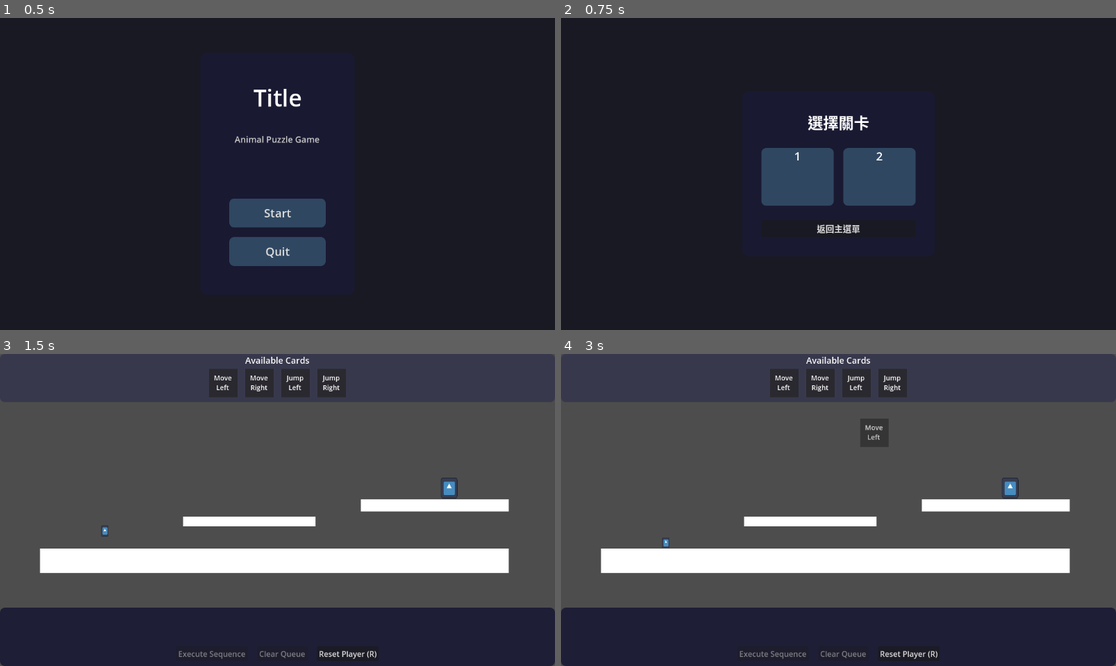
Above: before the commit, frames 1-4 (two rows, left to right).
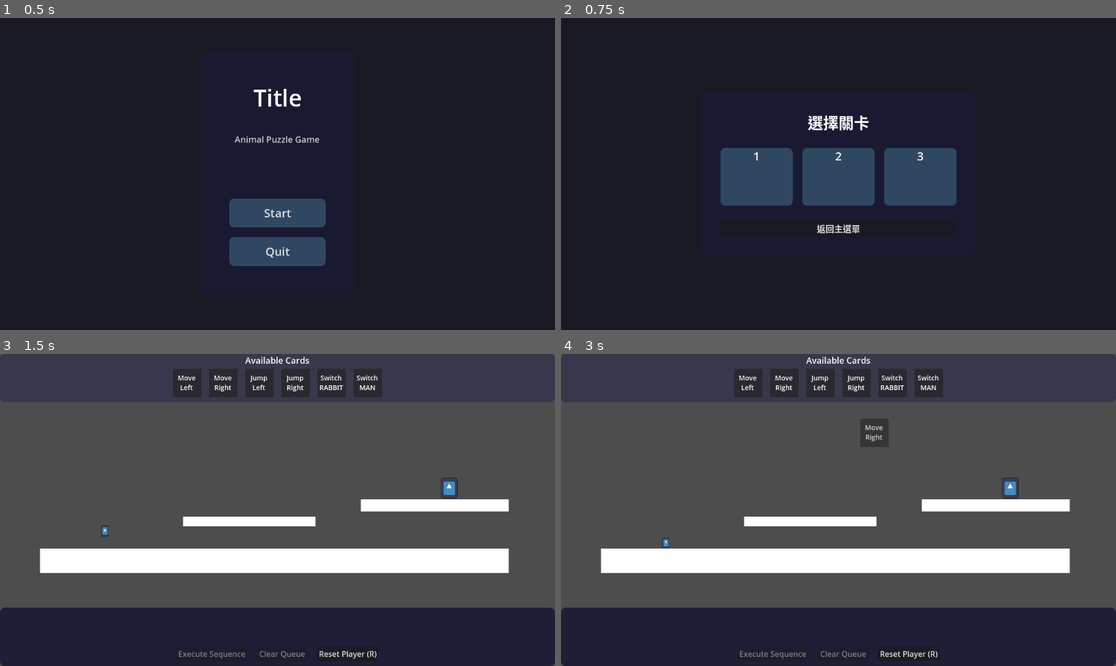
Above: after the commit, the same moments.

Repository: Yuanryan/Rune-Lengend
Game: Godot game, scene res://Scenes/main.tscn
The game is run twice, just before and just after one commit, with the same random seed, the same clock (stepped at 60 frames per second) and the same inputs. The engine's default icon, where the game draws it, is replaced by a stand-in: a white triangle on a blue panel in a dark square.
Inputs (mouse positions are in pixels of both pictures, inside the frame that each line leads up to):
- Up to frame 1 (0.5 s): no input
- Up to frame 2 (0.75 s): click "Start" at 0.5 s
- Up to frame 3 (1.5 s): click "🔒" at 1.25 s
- Up to frame 4 (3 s): click "Reset Player (R)" at 2 s; tap Enter (ui_accept) at 2.75 s; drag from (783, 382) to (1010, 488) at 2.77 s

Frame 1 is identical in both runs. In frame 2, 3.7% of the frame differs, in the area x 28-72%, y 41-61%; in frame 3, 1.1%; in frame 4, 1.2%.
Error after the commit: Parse Error: Value of type "RabbitSwitchAction" cannot be assigned to a variable of type "TimedAction". (res://Scripts/Animals/animal_component.gd:71)

Commit message:
Switch animal unfinished

Diff:
--- a/Resources/Animals/man_resource.tres
+++ b/Resources/Animals/man_resource.tres
@@ -5,6 +5,5 @@
 [resource]
 script = ExtResource("1_vk7cc")
 name = "Man"
-move_speed = 120.0
-jump_velocity = Vector2(120, -300)
+move_speed = 0.0
 metadata/_custom_type_script = "uid://nplwq6xwpqwf"
--- a/Resources/Levels/level_1.tres
+++ b/Resources/Levels/level_1.tres
@@ -5,5 +5,5 @@
 [resource]
 script = ExtResource("1_0x8k2")
 level_name = "Level 1"
-available_animals = Array[int]([1])
+available_animals = Array[int]([1, 0])
 metadata/_custom_type_script = "uid://bnoi35lwldban"
--- a/Resources/Levels/level_2.tres
+++ b/Resources/Levels/level_2.tres
@@ -4,6 +4,6 @@
 
 [resource]
 script = ExtResource("1_guwgs")
-level_name = "Level "
+level_name = "Level 2"
 available_animals = Array[int]([1])
 metadata/_custom_type_script = "uid://bnoi35lwldban"
--- /dev/null
+++ b/Scenes/LevelEdit/moving_platforom.tscn
@@ -0,0 +1,3 @@
+[gd_scene format=3 uid="uid://dyy8u28ru8bu7"]
+
+[node name="MovingPlatforom" type="RigidBody2D"]
--- /dev/null
+++ b/Scenes/Levels/level_3.tscn
@@ -0,0 +1,7 @@
+[gd_scene load_steps=2 format=3 uid="uid://tfcjg7fjjx0j"]
+
+[ext_resource type="Script" uid="uid://bfeqcf2b658ki" path="res://Scripts/Level/level.gd" id="1_us8ef"]
+
+[node name="Level3" type="Node2D"]
+script = ExtResource("1_us8ef")
+metadata/_custom_type_script = "uid://bfeqcf2b658ki"
--- a/Scenes/player.tscn
+++ b/Scenes/player.tscn
@@ -1,6 +1,7 @@
-[gd_scene load_steps=4 format=3 uid="uid://cviyl35yedewi"]
+[gd_scene load_steps=5 format=3 uid="uid://cviyl35yedewi"]
 
 [ext_resource type="Script" uid="uid://ch18drvg3x43p" path="res://Scripts/player.gd" id="1_4flbx"]
+[ext_resource type="Script" uid="uid://bfrlho461b3xp" path="res://Scripts/Animals/animal_component.gd" id="2_6t5aa"]
 [ext_resource type="Texture2D" uid="uid://bqqm0qxmhq7yv" path="res://icon.svg" id="2_onrkg"]
 
 [sub_resource type="CapsuleShape2D" id="CapsuleShape2D_onrkg"]
@@ -9,6 +10,10 @@
 collision_layer = 2
 script = ExtResource("1_4flbx")
 
+[node name="AnimalComponent" type="Node2D" parent="."]
+script = ExtResource("2_6t5aa")
+metadata/_custom_type_script = "uid://bfrlho461b3xp"
+
 [node name="Sprite2D" type="Sprite2D" parent="."]
 scale = Vector2(0.144531, 0.222656)
 texture = ExtResource("2_onrkg")
--- a/Scripts/Actions/basic/switch_animal.gd
+++ b/Scripts/Actions/basic/switch_animal.gd
@@ -6,19 +6,37 @@
 signal animal_switched(target_animal: Animal)
 
 @export var target_animal: Animal
+var switch_animation: TimedAction = null
 
 func _init(_target_animal: Animal = null):
     target_animal = _target_animal
     name = "Switch Animal"
-    duration = 0.0   # 立即生效
+    duration = 1.0   # 給動畫足夠的時間完成
 
 func start(player):
     super.start(player)
     if target_animal:
-        # 先切換動物
+        # 開始切換動畫
+        if player.animal_component:
+            player.animal_component.start_switch_animation(target_animal)
+
+        # 切換動物
         player.switch_animal(target_animal)
-
         animal_switched.emit(target_animal)
 
+        # 輸出切換信息
+        var animal_data = target_animal.animal_data
+        print("動物切換完成: %s" % animal_data.name)
+        print("新移動速度: %.1f" % animal_data.move_speed)
+        print("新跳躍速度: %s" % animal_data.jump_velocity)
+    else:
+        print("警告：SwitchAnimalAction 沒有目標動物")
+
 func update(player, delta: float) -> bool:
+    # 如果有切換動畫，更新動畫
+    if player.animal_component and player.animal_component.switch_action:
+        var animation_finished = player.animal_component.update_switch_animation(delta)
+        if animation_finished:
+            return true
+
     return super.update(player, delta)
--- a/Scripts/Animals/animal.gd
+++ b/Scripts/Animals/animal.gd
@@ -17,3 +17,14 @@
 
 func get_animal_data() -> AnimalResource:
     return animal_data
+
+static func animal_from_type(animal_type: Animal.AnimalType) -> Animal:
+    match animal_type:
+        Animal.AnimalType.MAN:
+            return Man.new()
+        Animal.AnimalType.RABBIT:
+            return Rabbit.new()
+        Animal.AnimalType.WOLF:
+            return Wolf.new()
+        _:
+            return null
--- /dev/null
+++ b/Scripts/Animals/animal_component.gd
@@ -0,0 +1,127 @@
+# AnimalComponent - 動物組件，控制玩家的動物相關行為
+extends Node2D
+class_name AnimalComponent
+
+@onready var sprite: Sprite2D = get_parent().get_node("Sprite2D")
+@onready var player: Player = get_parent()
+
+var current_animal: Animal = null
+var switch_action: TimedAction = null
+
+func _ready():
+    # 確保玩家存在
+    if not player:
+        push_error("AnimalComponent 需要一個 Player 父節點")
+        return
+
+    # 監聽動物切換信號
+    player.animal_switched.connect(_on_animal_switched)
+    player.action_started.connect(_on_action_started)
+
+func set_current_animal(animal: Animal) -> void:
+    """設置當前動物並更新相關屬性"""
+    if not animal:
+        return
+
+    current_animal = animal
+    _update_animal_appearance()
+    _update_animal_behavior()
+
+func _update_animal_appearance() -> void:
+    """根據當前動物更新玩家外觀"""
+    if not current_animal or not current_animal.animal_data:
+        return
+
+    var animal_data = current_animal.animal_data
+    if animal_data.texture and sprite:
+        sprite.texture = animal_data.texture
+        print("更新玩家外觀為: ", animal_data.name)
+
+func _update_animal_behavior() -> void:
+    """根據當前動物更新行為特性"""
+    if not current_animal:
+        return
+
+    # 這裡可以添加動物特定的行為邏輯
+    # 例如：狼可能有夜視能力，兔子可能有更好的跳躍等
+    print("更新動物行為: ", current_animal.animal_data.name)
+
+func get_animal_move_speed() -> float:
+    """獲取當前動物的移動速度"""
+    if current_animal and current_animal.animal_data:
+        return current_animal.animal_data.move_speed
+    return 100.0  # 默認速度
+
+func get_animal_jump_velocity() -> Vector2:
+    """獲取當前動物的跳躍速度"""
+    if current_animal and current_animal.animal_data:
+        return current_animal.animal_data.jump_velocity
+    return Vector2(0, -300)  # 默認跳躍
+
+func start_switch_animation(target_animal: Animal) -> void:
+    """開始動物切換動畫"""
+    if not target_animal:
+        return
+
+    # 根據目標動物類型選擇不同的切換動畫
+    match target_animal.animal_data.name:
+        "Wolf":
+            switch_action = Wolf.WolfSwitchAction.new()
+        "Rabbit":
+            switch_action = Rabbit.RabbitSwitchAction.new()
+        _:
+            # 默認切換動畫
+            switch_action = DefaultSwitchAction.new()
+
+    if switch_action:
+        switch_action.start(player)
+
+func update_switch_animation(delta: float) -> bool:
+    """更新切換動畫，返回是否完成"""
+    if switch_action:
+        var finished = switch_action.update(player, delta)
+        if finished:
+            switch_action = null
+            return true
+    return false
+
+func _on_animal_switched(target_animal: Animal) -> void:
+    """當動物切換時的回調"""
+    set_current_animal(target_animal)
+
+func _on_action_started(action: Action) -> void:
+    """當動作開始時，根據當前動物調整動作參數"""
+    if not current_animal or not current_animal.animal_data:
+        return
+
+    var animal_data = current_animal.animal_data
+
+    # 處理移動動作
+    if action is MoveAction:
+        if action.name == "Move_Left":
+            action.velocity_x = -animal_data.move_speed
+        elif action.name == "Move_Right":
+            action.velocity_x = animal_data.move_speed
+
+    # 處理跳躍動作
+    elif action is JumpAction:
+        if action.name == "Jump_Left":
+            action.jump_velocity = Vector2(-animal_data.jump_velocity.x, animal_data.jump_velocity.y)
+        elif action.name == "Jump_Right":
+            action.jump_velocity = animal_data.jump_velocity
+
+# 默認切換動畫
+class DefaultSwitchAction extends TimedAction:
+    func _init():
+        duration = 0.5
+        name = "Default_Switch"
+
+    func start(player: CharacterBody2D):
+        super.start(player)
+        player.modulate.a = 0.5
+
+    func update(player: CharacterBody2D, delta: float) -> bool:
+        # 簡單的淡入淡出效果
+        var progress = 1.0 - (_time_left / duration)
+        player.modulate.a = lerp(0.5, 1.0, progress)
+        return super.update(player, delta)
--- /dev/null
+++ b/Scripts/Animals/man.gd
@@ -0,0 +1,8 @@
+# Animals/Rabbit.gd
+extends Animal
+class_name Man
+
+
+func _init():
+    var man_data = load("uid://d5a707f6axs7") as AnimalResource
+    super._init(man_data)
--- a/Scripts/Animals/rabbit.gd
+++ b/Scripts/Animals/rabbit.gd
@@ -7,25 +7,33 @@
     var rabbit_data = load("uid://vk62uradafkf") as AnimalResource
     super._init(rabbit_data)
 
-
-
 # 兔子的彈跳切換動作
-class RabbitSwitchAction extends TimedAction:
+class RabbitSwitchAction extends ConditionalAction:
     var bounce_height: float = 50.0
     var original_y: float
+    var _has_left_ground: bool = false
 
     func _init():
-        duration = 1.0
         name = "Rabbit_Switch"
 
     func start(player: CharacterBody2D):
-        super.start(player)
         original_y = player.position.y
 
     func update(player: CharacterBody2D, delta: float) -> bool:
         # 彈跳效果
-        var progress = 1.0 - (_time_left / duration)
+        var progress = 1.0 - (delta / 1.0)
         var bounce_offset = sin(progress * PI) * bounce_height
         player.position.y = original_y - bounce_offset
 
         return super.update(player, delta)
+
+    func should_stop(player: CharacterBody2D, delta: float) -> bool:
+        # 檢查是否已經離開地面
+        if not _has_left_ground and not player.is_on_floor():
+            _has_left_ground = true
+
+        # 只有在離開地面後再次觸地才結束動作
+        return _has_left_ground and player.is_on_floor()
+
+    func interrupt(player: CharacterBody2D) -> void:
+        player.velocity = Vector2.ZERO
--- a/Scripts/UI/InGame/card_deck.gd
+++ b/Scripts/UI/InGame/card_deck.gd
@@ -10,18 +10,9 @@
 
 signal card_selected(card: CardTile)
 
-func _create_four_cards() -> void:
-    # if not current_animal:
-    #     print("No current animal set for card deck")
-    #     return
 
-    # Create move left card
-    _create_card(Action.ActionType.MOVE_LEFT, "Move Left")
-    _create_card(Action.ActionType.MOVE_RIGHT, "Move Right")
-    _create_card(Action.ActionType.JUMP_LEFT, "Jump Left")
-    _create_card(Action.ActionType.JUMP_RIGHT, "Jump Right")
 
-func _create_card(action_type: Action.ActionType, label: String) -> void:
+func _create_card(action_type: Action.ActionType, label: String) -> CardTile:
     var card_scene = preload("uid://c2nq82l2n1e8q")
     var card = card_scene.instantiate() as CardTile
     card.set_action_type(action_type, label)
@@ -32,6 +23,7 @@
 
     add_child(card)
     card_tiles.append(card)
+    return card
 
 func _on_card_clicked(card: CardTile) -> void:
     card_selected.emit(card)
@@ -58,3 +50,17 @@
 
     clear_cards()
     _create_four_cards()
+    _create_switch_animal_card(level_resource.available_animals)
+
+func _create_four_cards() -> void:
+    _create_card(Action.ActionType.MOVE_LEFT, "Move Left")
+    _create_card(Action.ActionType.MOVE_RIGHT, "Move Right")
+    _create_card(Action.ActionType.JUMP_LEFT, "Jump Left")
+    _create_card(Action.ActionType.JUMP_RIGHT, "Jump Right")
+
+func _create_switch_animal_card(available_animals: Array[Animal.AnimalType]) -> void:
+    for animal in available_animals:
+        name = Animal.AnimalType.keys()[animal]
+        var card = _create_card(Action.ActionType.SWITCH_ANIMAL, "Switch " + name)
+        if card:
+            card.animal_type = animal
--- a/Scripts/UI/InGame/card_queue.gd
+++ b/Scripts/UI/InGame/card_queue.gd
@@ -100,8 +100,12 @@
     """添加新卡片到佇列"""
     var action_type = card.get_action_type()
     var insert_index = _get_insert_index(at_position)
-
-    var queue_card = _create_queue_card(action_type, card.get_action_label())
+    var animal_type = -1
+    if card and card.animal_type != -1:
+        # CardTile 會攜帶 animal_type（僅 SWITCH_ANIMAL 會用到）
+        animal_type = card.animal_type
+
+    var queue_card = _create_queue_card(action_type, card.get_action_label(), animal_type)
     queue_cards.insert(insert_index, queue_card)
     _reorder_children()
 
@@ -129,11 +133,13 @@
     queue_cards.insert(to_index, moved_card)
     _reorder_children()
 
-func _create_queue_card(action_type: Action.ActionType, label: String) -> CardTile:
+func _create_queue_card(action_type: Action.ActionType, label: String, animal_type: int = -1) -> CardTile:
     """創建佇列卡片"""
     var card_scene = preload("uid://c2nq82l2n1e8q")
     var card = card_scene.instantiate() as CardTile
     card.set_action_type(action_type, label)
+    if animal_type != -1:
+        card.animal_type = animal_type
     add_child(card)
     return card
 
@@ -164,12 +170,24 @@
     queue_cleared.emit()
 
 func get_action_types() -> Array[Action.ActionType]:
-    """獲取動作類型數組"""
+    """獲取動作類型數組（保留舊 API）"""
     var action_types: Array[Action.ActionType] = []
     for card in queue_cards:
         if is_instance_valid(card):
             action_types.append(card.get_action_type())
     return action_types
+
+func get_action_descriptors() -> Array:
+    """獲取動作描述（包含對 SWITCH_ANIMAL 的 animal_type）"""
+    var action_descs: Array = []
+    for card in queue_cards:
+        if is_instance_valid(card):
+            var desc = {
+                "action_type": card.get_action_type(),
+                "animal_type": (card.animal_type)
+            }
+            action_descs.append(desc)
+    return action_descs
 
 func get_action_count() -> int:
     """獲取動作數量"""
--- a/Scripts/UI/InGame/card_tile.gd
+++ b/Scripts/UI/InGame/card_tile.gd
@@ -9,11 +9,14 @@
 @export var label_bg_color: Color = Color(0, 0, 0, 0.55)
 @export var card_size: Vector2 = Vector2(60, 60)
 
+
 @onready var bg: ColorRect = %ColorRect
 @onready var label: RichTextLabel = %Label
 @onready var outline: ColorRect = %OutlineColorRect
 var _is_dragging: bool = false
 var _glow_tween: Tween
+# 專供 SWITCH_ANIMAL 使用：記錄目標動物類型（Animal.AnimalType 的整數值）。-1 代表未設定
+var animal_type: int = -1
 
 signal card_clicked(card: CardTile)
 signal card_dragged(card: CardTile)
@@ -54,7 +57,8 @@
     var data := {
         "type": "card",
         "card": self,
-        "action_type": action_type
+        "action_type": action_type,
+        "animal_type": animal_type
     }
 
     var preview := duplicate() as CardTile
--- a/Scripts/UI/InGame/in_game_ui.gd
+++ b/Scripts/UI/InGame/in_game_ui.gd
@@ -60,7 +60,7 @@
 
 func execute_sequence() -> void:
     if action_queue and GameManager.get_player():
-        var actions = action_queue.get_action_types()
+        var actions = action_queue.get_action_descriptors()
         print("Actions: ", actions)
         if actions.size() > 0:
             print("Executing sequence with ", actions.size(), " actions")
--- a/Scripts/player.gd
+++ b/Scripts/player.gd
@@ -11,6 +11,21 @@
 var is_executing_actions: bool = false
 var _total_actions_executed: int = 0
 
+# 動物組件
+var animal_component: AnimalComponent
+
+# 信號
+signal animal_switched(target_animal: Animal)
+signal action_started(action: Action)
+
+func _ready():
+    # 初始化動物組件
+    animal_component = AnimalComponent.new()
+    add_child(animal_component)
+
+    # 連接動物切換信號
+    connect("animal_switched", _on_animal_switched)
+
 # 獲取當前動物的數據
 func get_current_animal_data() -> AnimalResource:
     """獲取當前動物的資源數據"""
@@ -20,6 +35,8 @@
 
 func set_current_animal(animal: Animal) -> void:
     current_animal = animal
+    if animal_component:
+        animal_component.set_current_animal(animal)
 
 func set_available_animals(animals: Array[Animal.AnimalType]) -> void:
     for animal_type in animals:
@@ -34,7 +51,10 @@
     """切換到指定的動物"""
     if target_animal:
         current_animal = target_animal
-        # 可以在這裡添加切換動物的視覺效果
+        if animal_component:
+            animal_component.set_current_animal(target_animal)
+        # 發出動物切換信號
+        animal_switched.emit(target_animal)
         print("切換到動物: ", target_animal.animal_data.name)
 
 func is_executing() -> bool:
@@ -42,24 +62,34 @@
     return is_executing_actions
 
 # 根據動作類型創建實際的動作
-func create_action_from_type(action_type: Action.ActionType) -> Action:
+func create_action_from_type(action_type: Action.ActionType, animal_type: int = -1) -> Action:
     """根據動作類型和當前動物數據創建實際的動作"""
     var animal_data = get_current_animal_data()
     if not animal_data:
         print("無法創建動作：沒有當前動物數據")
         return null
 
+    # 使用動物組件獲取動物的移動特性
+    var move_speed = animal_component.get_animal_move_speed() if animal_component else animal_data.move_speed
+    var jump_velocity = animal_component.get_animal_jump_velocity() if animal_component else animal_data.jump_velocity
+
     match action_type:
         Action.ActionType.MOVE_LEFT:
-            return MoveAction.new(-animal_data.move_speed, "Move_Left")
+            return MoveAction.new(-move_speed, "Move_Left")
         Action.ActionType.MOVE_RIGHT:
-            return MoveAction.new(animal_data.move_speed, "Move_Right")
+            return MoveAction.new(move_speed, "Move_Right")
         Action.ActionType.JUMP_LEFT:
-            return JumpAction.new(Vector2(-animal_data.jump_velocity.x, animal_data.jump_velocity.y), "Jump_Left")
+            return JumpAction.new(Vector2(-jump_velocity.x, jump_velocity.y), "Jump_Left")
         Action.ActionType.JUMP_RIGHT:
-            return JumpAction.new(animal_data.jump_velocity, "Jump_Right")
+            return JumpAction.new(jump_velocity, "Jump_Right")
         Action.ActionType.SWITCH_ANIMAL:
-            return SwitchAnimalAction.new()
+            var target_animal: Animal = null
+            if animal_type != -1:
+                target_animal = Animal.animal_from_type(animal_type)
+            else:
+                # 如果沒有指定動物類型，使用 MAN 作為默認
+                target_animal = Animal.animal_from_type(Animal.AnimalType.MAN)
+            return SwitchAnimalAction.new(target_animal)
         _:
             print("未知的動作類型: %d" % action_type)
             return null
@@ -79,6 +109,8 @@
     # 若沒有正在執行的 action，就從 queue 取下一個
     if _current_action == null and action_queue.size() > 0:
         _current_action = action_queue.pop_front()
+        # 發出動作開始信號，讓動物組件調整動作參數
+        action_started.emit(_current_action)
         _current_action.start(self)
         _notify_ui_action_started(_total_actions_executed)
 
@@ -93,6 +125,8 @@
 
             if action_queue.size() > 0:
                 _current_action = action_queue.pop_front()
+                # 發出動作開始信號，讓動物組件調整動作參數
+                action_started.emit(_current_action)
                 _current_action.start(self)
                 _notify_ui_action_started(_total_actions_executed)
 
@@ -118,16 +152,31 @@
         # 立即執行下一個動作（如果有的話）
         if action_queue.size() > 0:
             _current_action = action_queue.pop_front()
+            # 發出動作開始信號，讓動物組件調整動作參數
+            action_started.emit(_current_action)
             _current_action.start(self)
             _notify_ui_action_started(_total_actions_executed)
 
-func load_actions_from_ui(action_types: Array[Action.ActionType]) -> void:
-    # 將 UI 組好的動作類型轉換為實際的動作並加入 queue
+func load_actions_from_ui(actions: Array) -> void:
+    # 將 UI 組好的動作轉換為實際的動作並加入 queue（支援舊格式與新格式）
     action_queue.clear()
-    for action_type in action_types:
-        var action = create_action_from_type(action_type)
-        if action:
-            action_queue.append(action)
+    if actions.size() == 0:
+        return
+    var first_item = actions[0]
+    var use_descriptors: bool = typeof(first_item) == TYPE_DICTIONARY and first_item.has("action_type")
+    if use_descriptors:
+        for desc in actions:
+            if typeof(desc) == TYPE_DICTIONARY and desc.has("action_type"):
+                var action_type: int = desc.get("action_type", -1)
+                var animal_type: int = desc.get("animal_type", -1)
+                var action = create_action_from_type(action_type, animal_type)
+                if action:
+                    action_queue.append(action)
+    else:
+        for action_type in actions:
+            var action2 = create_action_from_type(action_type)
+            if action2:
+                action_queue.append(action2)
     _current_action = null  # 重新開始
     _total_actions_executed = 0  # 重置已執行的動作計數
     is_executing_actions = true  # 開始執行動作
@@ -175,3 +224,7 @@
     var in_game_ui = UIManager.get_in_game_ui()
     if in_game_ui and in_game_ui.action_queue:
         in_game_ui.action_queue.clear_executing_action()
+
+func _on_animal_switched(target_animal: Animal) -> void:
+    """當動物切換時的回調"""
+    print("動物切換完成: ", target_animal.animal_data.name if target_animal and target_animal.animal_data else "未知動物")
Not shown, added: Scripts/Animals/animal_component.gd.uid
Not shown, added: Scripts/Animals/man.gd.uid
Not shown, removed: ACTION_SYSTEM_DESIGN.md
